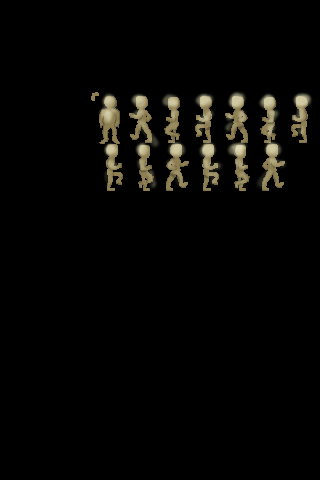
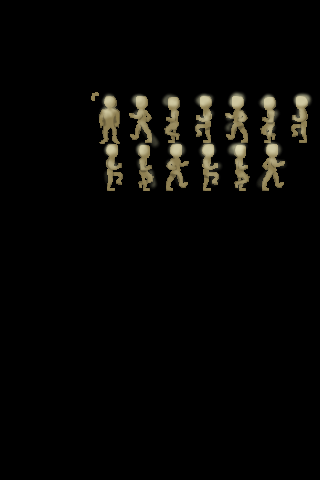
Layers edited between the first and the second 320 x 480 image:
painted on "New Layer" over [100, 114, 119, 127]
painted on "New Layer#2" over [98, 107, 115, 125]
